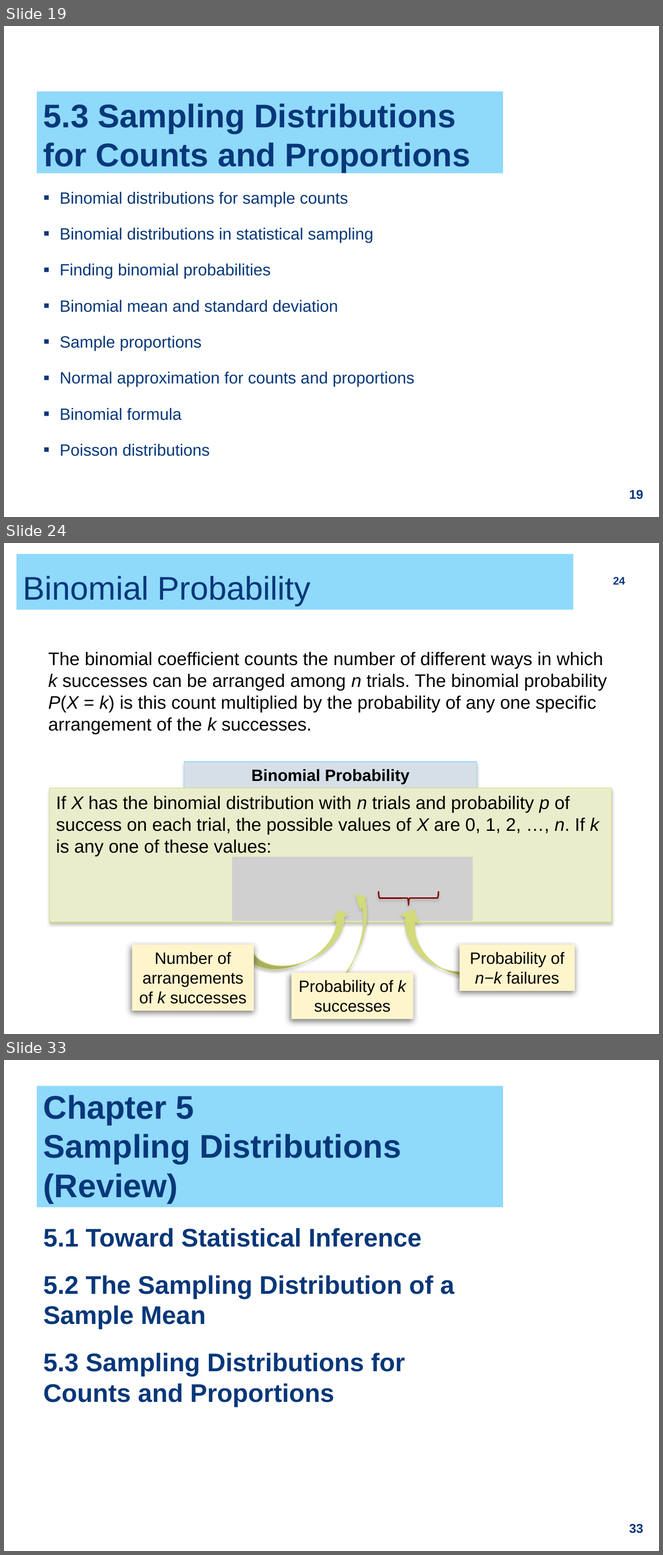
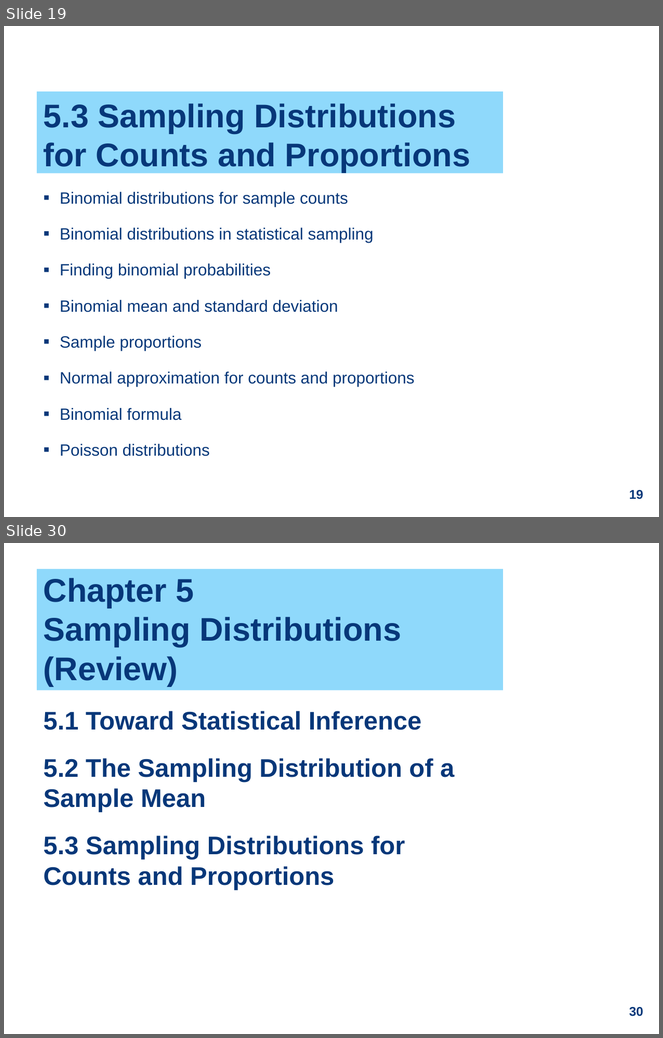
Before and after one commit to ZhiyangGeeZhou/ZhiyangGeeZhou.github.io, a slide deck: attach/UWM/UWM_PH702_2026Fall_Part05.pptx. Shown one above the other, each under a label of ours: slides 19, 24 and 33 before the commit, slides 19 and 30 after it; the slides between them are not shown. The pictures are 663x1555 and 663x1038 pixels, drawn with LibreOffice and Linux fonts; fonts in the diff are those of the drawing; grey boxes stand for pictures. Boxes give left, top, right and bottom in pixels: in the first picture for what was removed or moved away, otherwise in the second. Text is boxed around its words. In the diff, an @@ line names an element or a change of style, - is before the commit and + after.

```diff
--- a/attach/UWM/UWM_PH702_2026Fall_Part05.pptx
+++ b/attach/UWM/UWM_PH702_2026Fall_Part05.pptx
@@ slide 24 removed at box(4, 543, 659, 1034), background #FFFFFF @@
@@ title removed at box(16, 554, 573, 610) @@
-Binomial Probability
@@ page number removed at box(613, 577, 625, 585) @@
-24
@@ text removed at box(48, 652, 607, 734) @@
-The binomial coefficient counts the number of different ways in which k successes can be arranged among n trials. The binomial probability P(X = k) is this count multiplied by the probability of any one specific arrangement of the k successes.
@@ rectangle removed at box(184, 762, 477, 788) @@
-Binomial Probability
@@ rectangle removed at box(50, 788, 612, 923) @@
-If X has the binomial distribution with n trials and probability p of success on each trial, the possible values of X are 0, 1, 2, …, n. If k is any one of these values:
@@ picture removed at box(232, 857, 473, 921) @@
@@ curved right arrow removed at box(303, 888, 383, 1016) @@
@@ right brace removed at box(379, 891, 438, 905) @@
@@ curved right arrow removed at box(245, 907, 360, 984) @@
@@ curved right arrow removed at box(387, 905, 510, 992) @@
@@ rectangle removed at box(132, 944, 254, 1011) @@
-Number of arrangements of k successes
@@ rectangle removed at box(460, 944, 575, 991) @@
-Probability of n−k failures
@@ rectangle removed at box(292, 973, 414, 1019) @@
-Probability of k successes
@@ what was slide 33 is now slide 30 @@
@@ page number at box(630, 1007, 644, 1017): text changed @@
-33
+30
```
Also in this commit, not shown: 8 slides changed, 1 slide added, 3 other slides removed.
